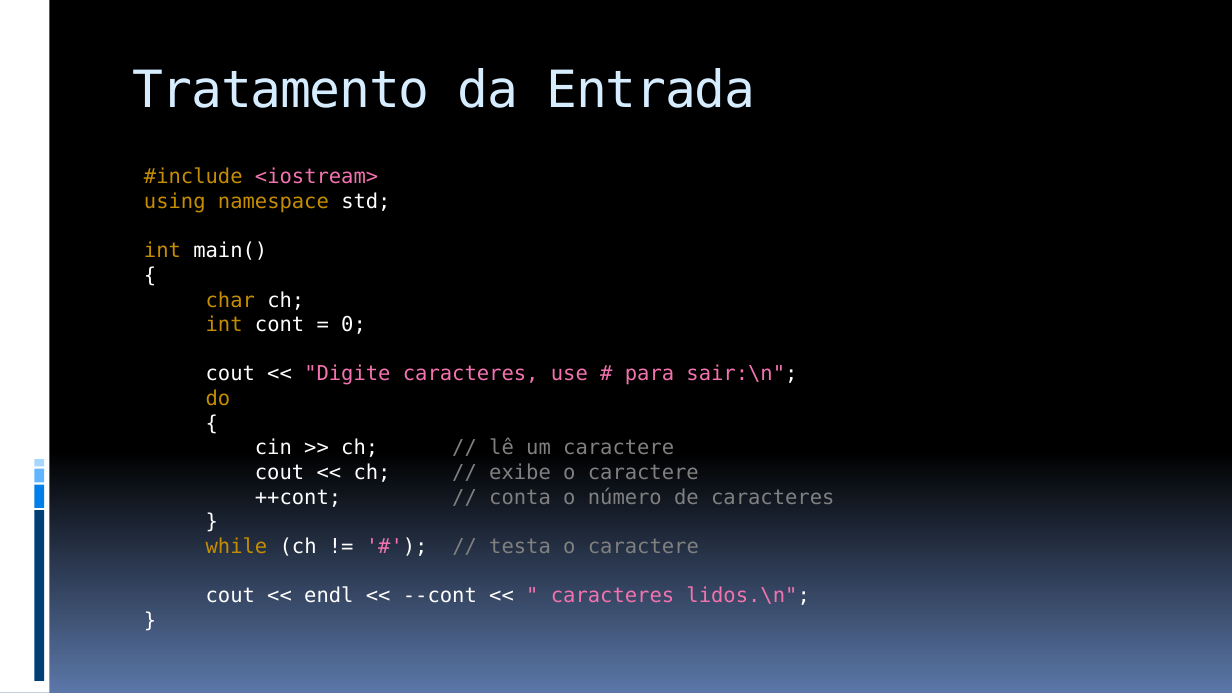
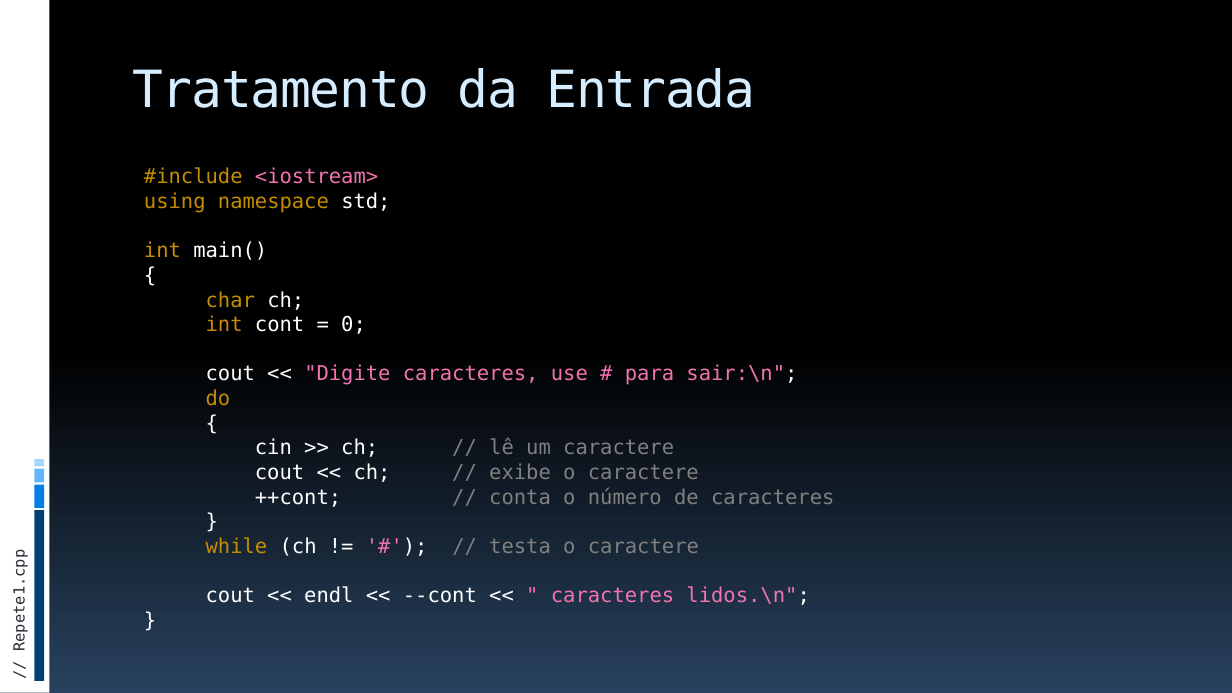
Before and after one commit to JudsonSS/ProgComp, a slide deck: slide 4 of Slides/19. Aplicações dos Laços de Repetição.pptx. Drawn at 1232x693 pixels with LibreOffice and Linux fonts; fonts in the diff are those of the drawing. Boxes give left, top, right and bottom in pixels: in the first picture for what was removed or moved away, otherwise in the second. Text is boxed around its words. In the diff, an @@ line names an element or a change of style, - is before the commit and + after.

```diff
--- a/Slides/19. Aplicações dos Laços de Repetição.pptx
+++ b/Slides/19. Aplicações dos Laços de Repetição.pptx
@@ background gradient #000000 to #5B77A8 to gradient #000000 to #28415E @@
@@ text added at (10,560,28,649), 12 pt, text #272D38 @@
+// Repete1.cpp
```
Also in this commit, not shown: 23 other slides changed, 1 slide added, 7 other files.
